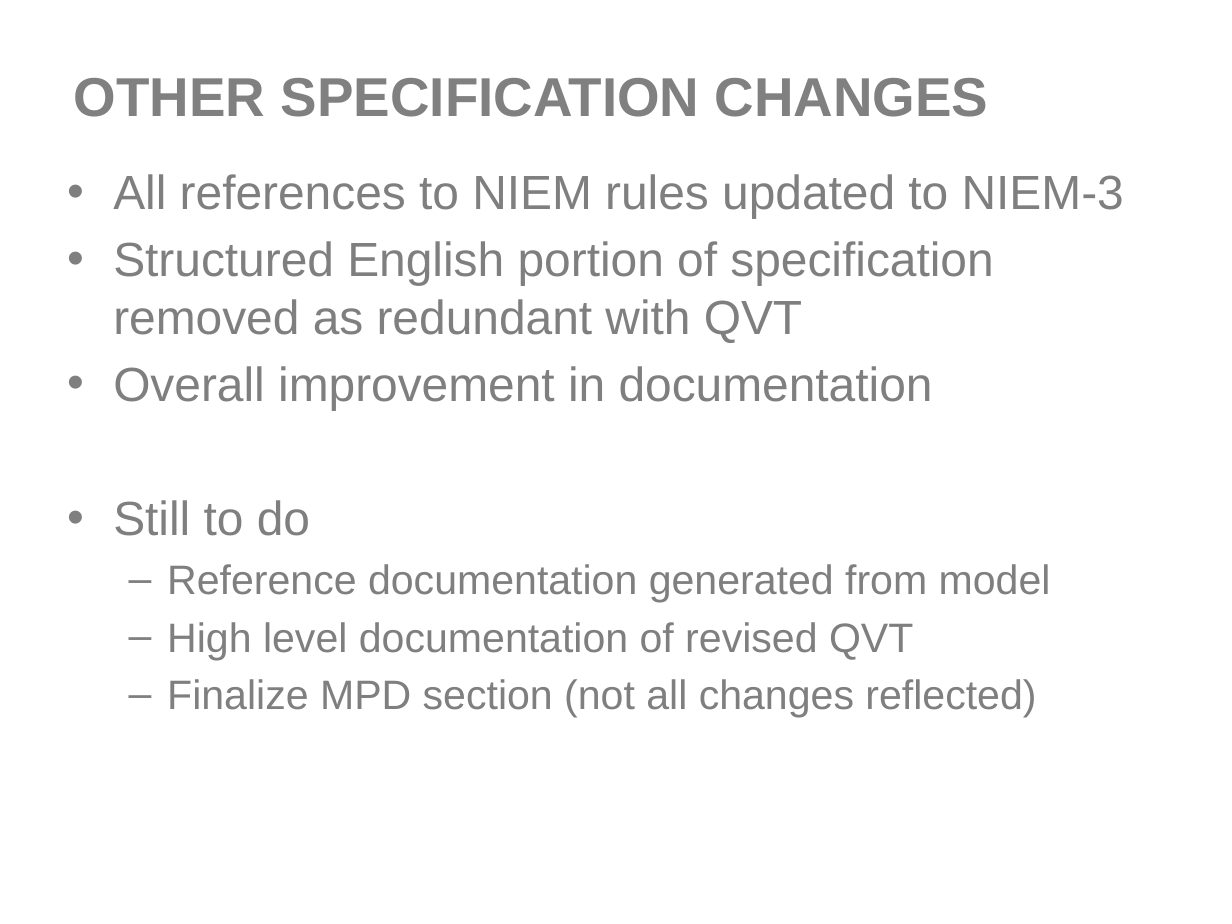
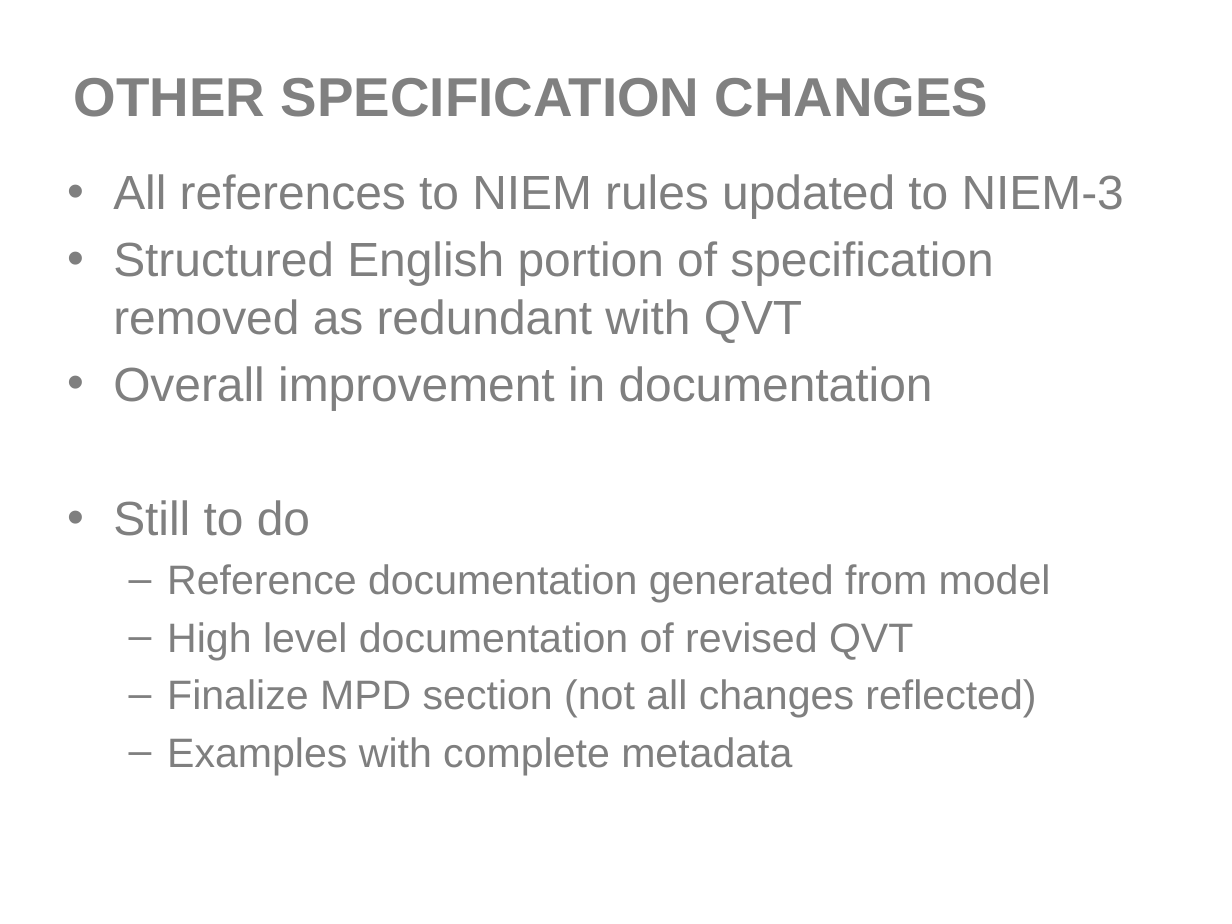
Before and after one commit to NIEM/NIEM-UML, a slide deck: slide 33 of Presentations/NIEM-UML-3-InitialSubmission.pptx (slide 24 before the commit). Drawn at 1232x924 pixels with LibreOffice and Linux fonts; fonts in the diff are those of the drawing; background and template pictures are left out. Boxes give left, top, right and bottom in pixels: in the first picture for what was removed or moved away, otherwise in the second. Text is boxed around its words. In the diff, an @@ line names an element or a change of style, - is before the commit and + after.

```diff
--- a/Presentations/NIEM-UML-3-InitialSubmission.pptx
+++ b/Presentations/NIEM-UML-3-InitialSubmission.pptx
@@ text at bbox=[167, 737, 792, 775]: paragraph added @@
+  – Examples with complete metadata
```
Also in this commit, not shown: 8 other slides changed, 16 slides added, 1 slide removed, 2 other files.
